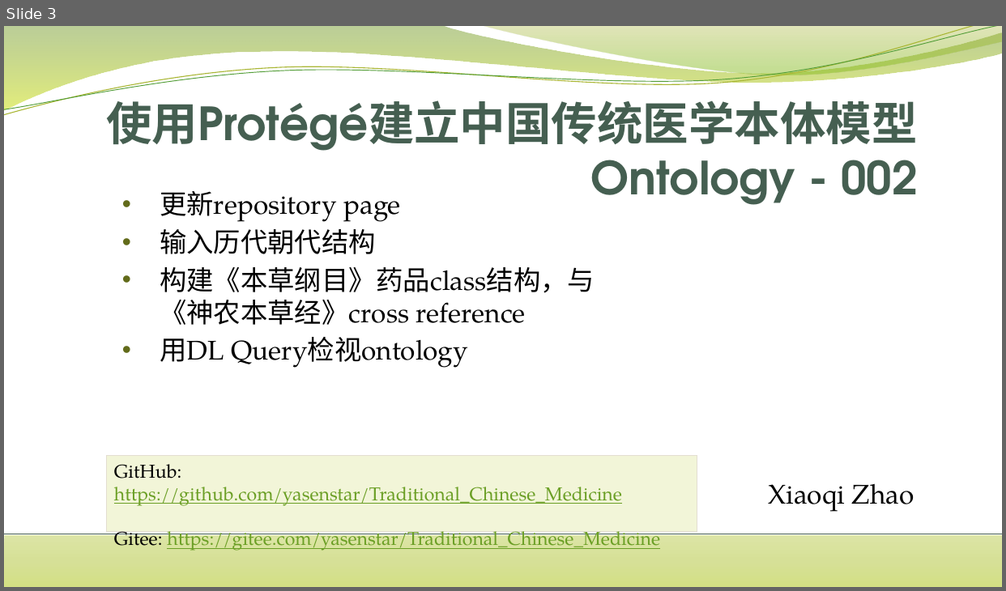
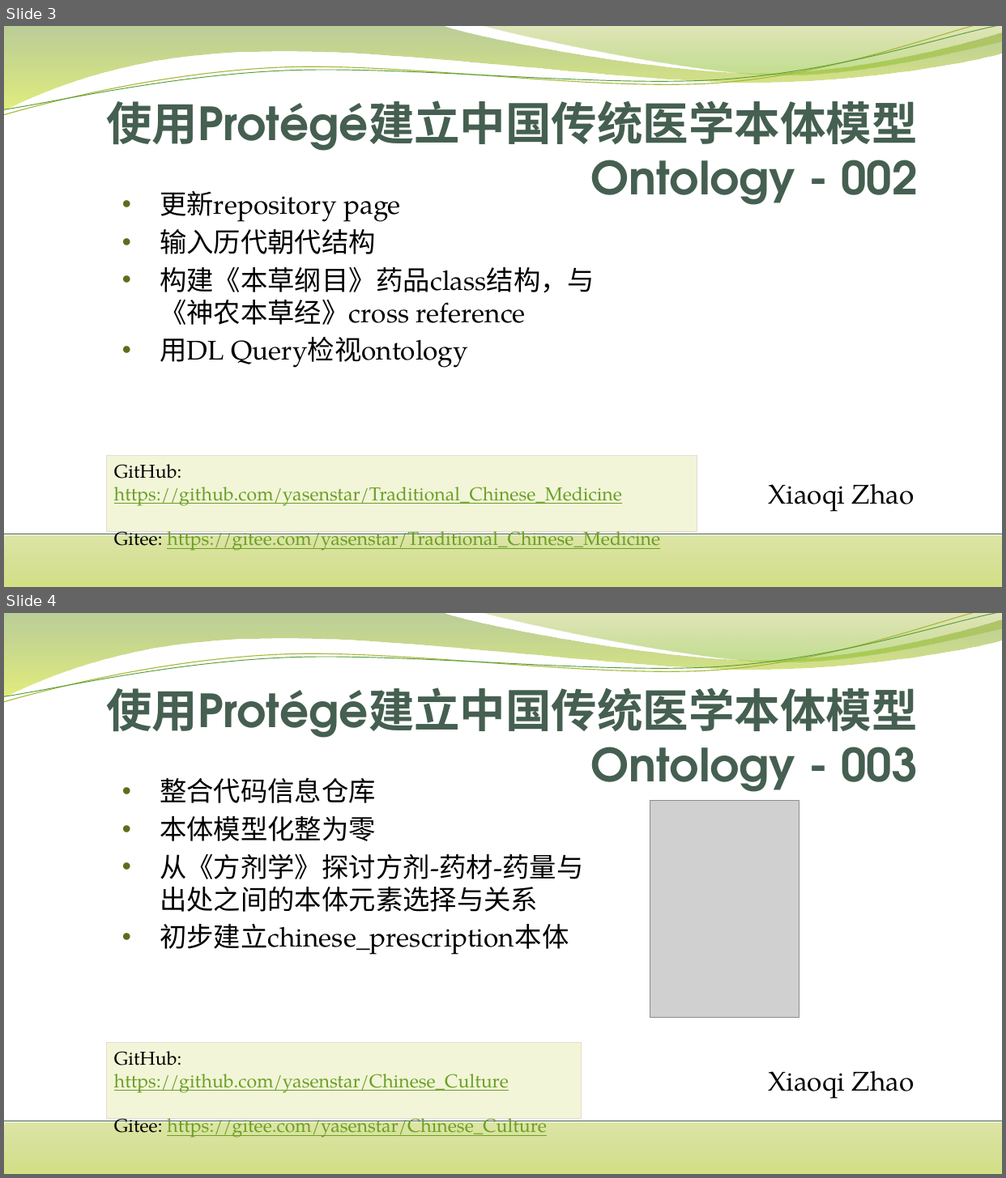
Before and after one commit to yasenstar/Chinese_Culture, a slide deck: 使用Protégé建立中国传统医学本体模型.pptx. Shown one above the other, each under a label of ours: slide 3 before the commit, slides 3 and 4 after it. The pictures are 1006x591 and 1006x1178 pixels, drawn with LibreOffice and Linux fonts; fonts in the diff are those of the drawing; grey boxes stand for pictures. Boxes give left, top, right and bottom in pixels: in the first picture for what was removed or moved away, otherwise in the second. Text is boxed around its words. In the diff, an @@ line names an element or a change of style, - is before the commit and + after.

Commit message:
prepare Chinese_Prescription Ontoloty (003)

```diff
--- a/使用Protégé建立中国传统医学本体模型.pptx
+++ b/使用Protégé建立中国传统医学本体模型.pptx
@@ slide 4 added at <box>4,613,1002,1174</box>, background #FFFFFF; not listed: 6 template elements that a slide beside it also shows @@
@@ title added at <box>106,688,918,782</box>, 44 pt, text #455F51, bold @@
+使用Protégé建立中国传统医学本体模型Ontology - 003
@@ text added at <box>160,777,583,954</box>, 26 pt, text #000000 @@
+• 整合代码信息仓库
+• 本体模型化整为零
+• 从《方剂学》探讨方剂-药材-药量与出处之间的本体元素选择与关系
+• 初步建立chinese_prescription本体
@@ picture added at <box>650,801,799,1018</box> @@
@@ rectangle added at <box>107,1043,582,1119</box>, fill #F2F5D8, outline #E3DED1 0.75 pt, 18 pt, text #6B9F25, underline @@
+GitHub: https://github.com/yasenstar/Chinese_Culture
+Gitee: https://gitee.com/yasenstar/Chinese_Culture
@@ subtitle added at <box>768,1071,914,1099</box>, 26 pt, text #000000 @@
+Xiaoqi Zhao
```
Also in this commit, not shown: 1 other file.
